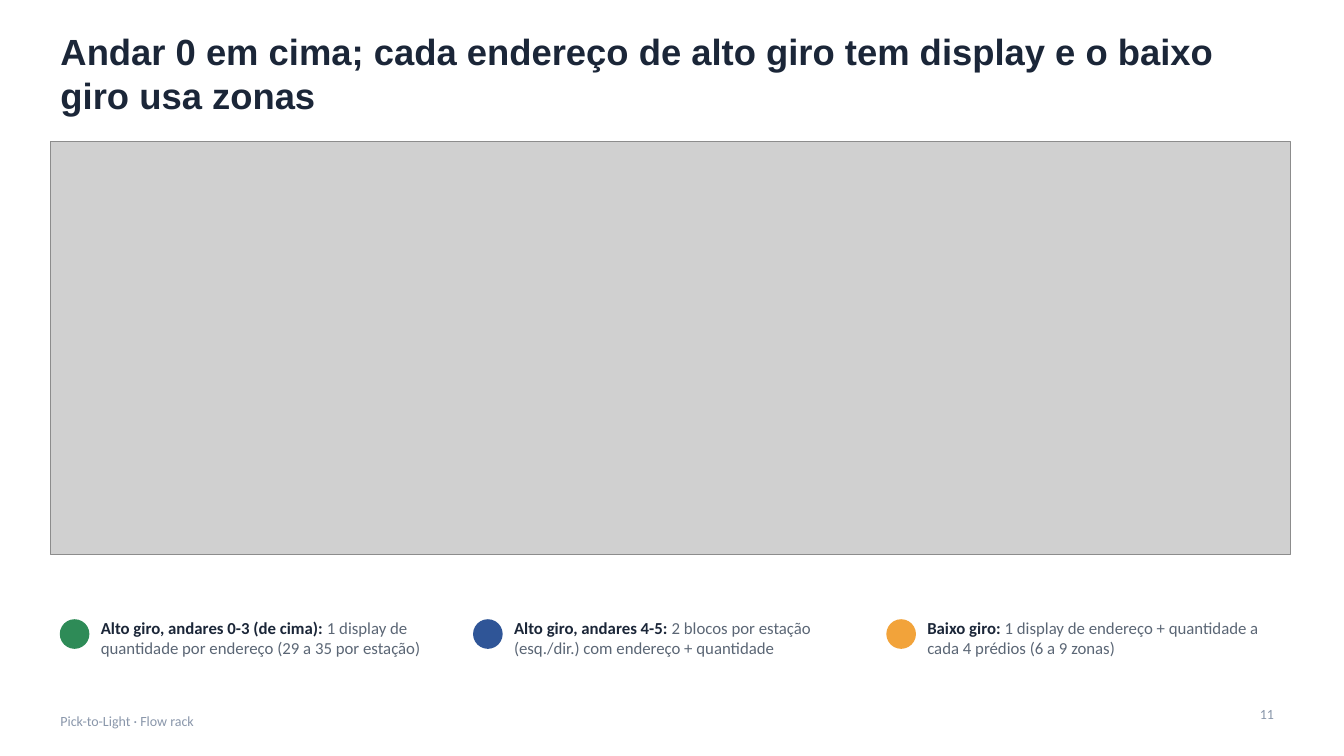
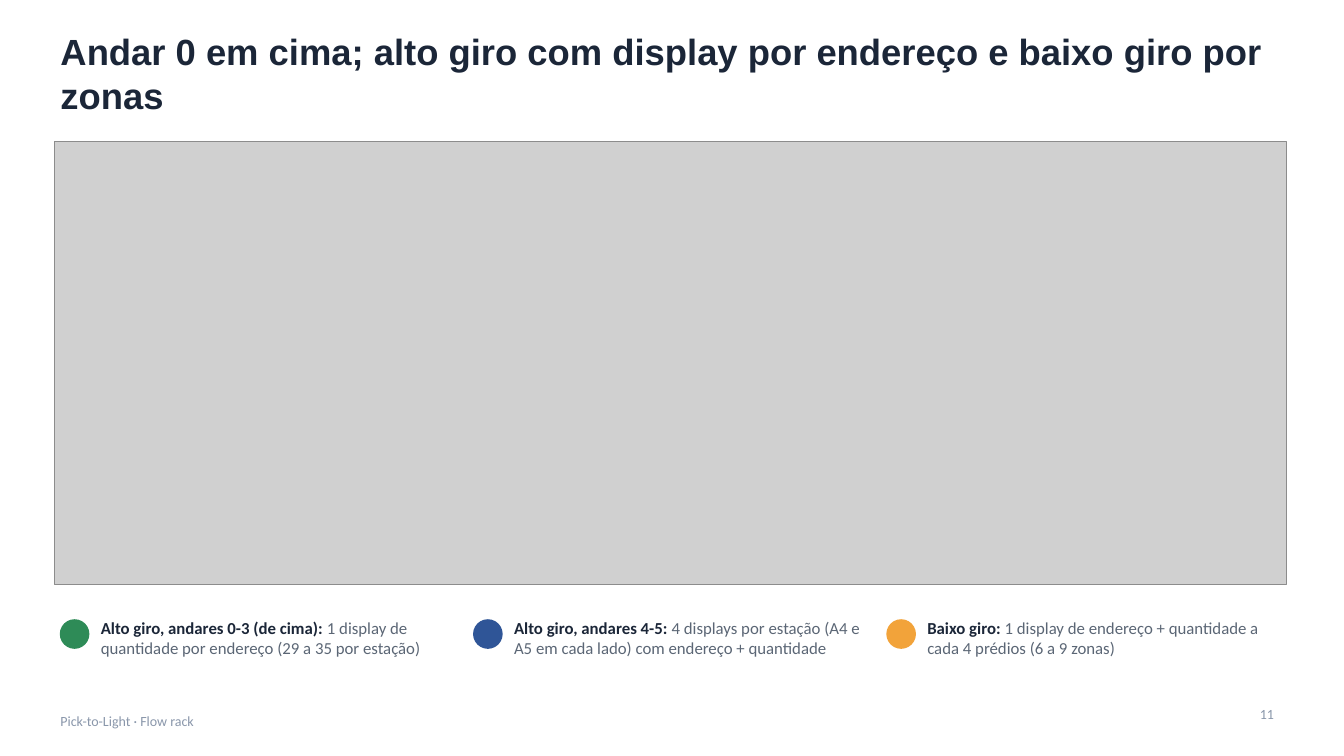
Before and after one commit to jivo88/picking_to_light, a slide deck: slide 11 of projeto/entregaveis/Apresentacao_PTL.pptx. Drawn at 1344x756 pixels with LibreOffice and Linux fonts; fonts in the diff are those of the drawing; grey boxes stand for pictures. Boxes give left, top, right and bottom in pixels: in the first picture for what was removed or moved away, otherwise in the second. Text is boxed around its words. In the diff, an @@ line names an element or a change of style, - is before the commit and + after.

```diff
--- a/projeto/entregaveis/Apresentacao_PTL.pptx
+++ b/projeto/entregaveis/Apresentacao_PTL.pptx
@@ title at bbox=[60, 38, 1262, 110]: text changed @@
-Andar 0 em cima; cada endereço de alto giro tem display e o baixo giro usa zonas
+Andar 0 em cima; alto giro com display por endereço e baixo giro por zonas
@@ picture: place and size @@
-picture at bbox=[50, 141, 1291, 555]
+picture at bbox=[54, 141, 1287, 585]
@@ text at bbox=[514, 622, 859, 657]: text changed @@
-Alto giro, andares 4-5: 2 blocos por estação (esq./dir.) com endereço + quantidade
+Alto giro, andares 4-5: 4 displays por estação (A4 e A5 em cada lado) com endereço + quantidade
```
Also in this commit, not shown: 6 other slides changed, 21 other files.
